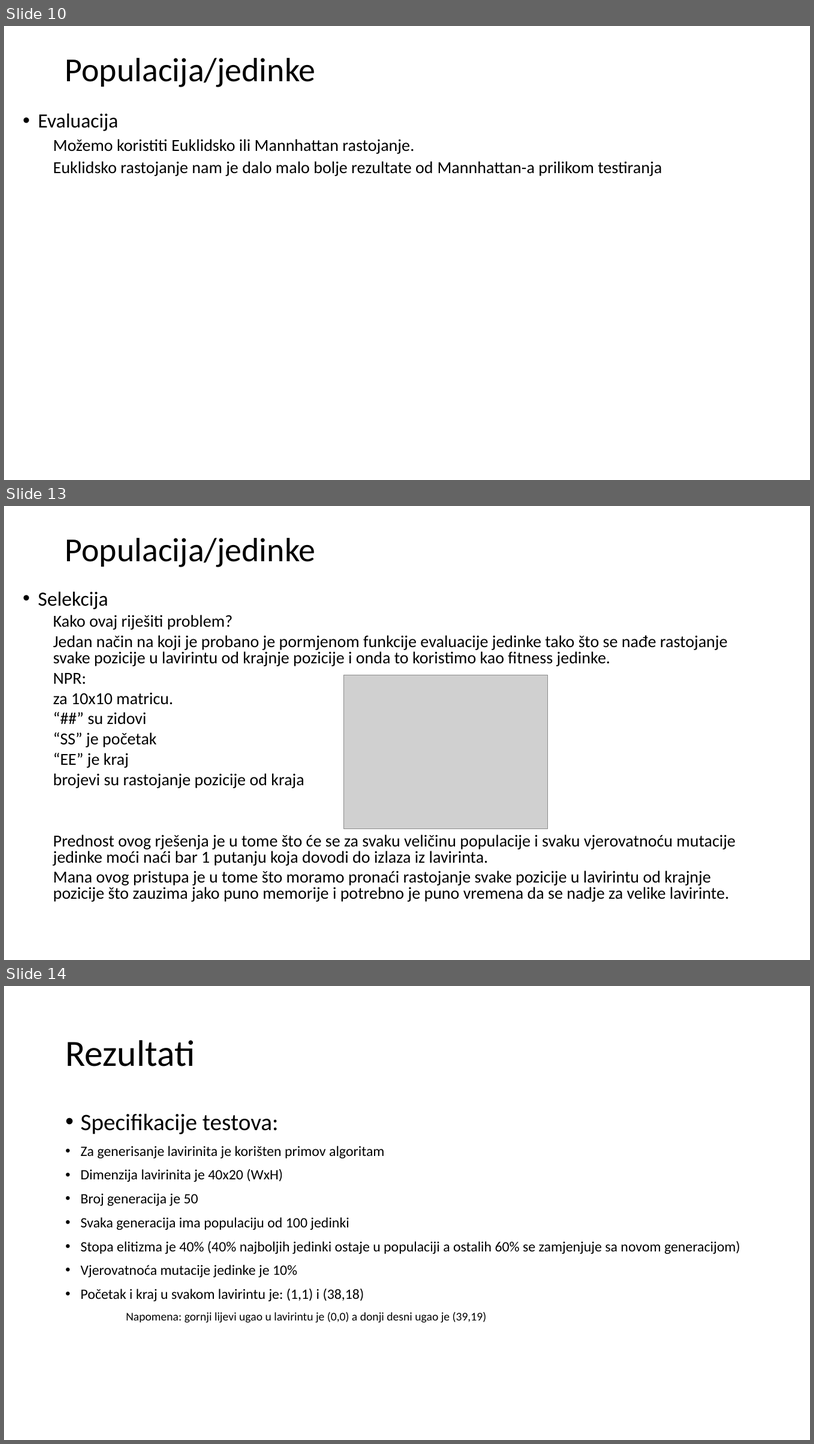
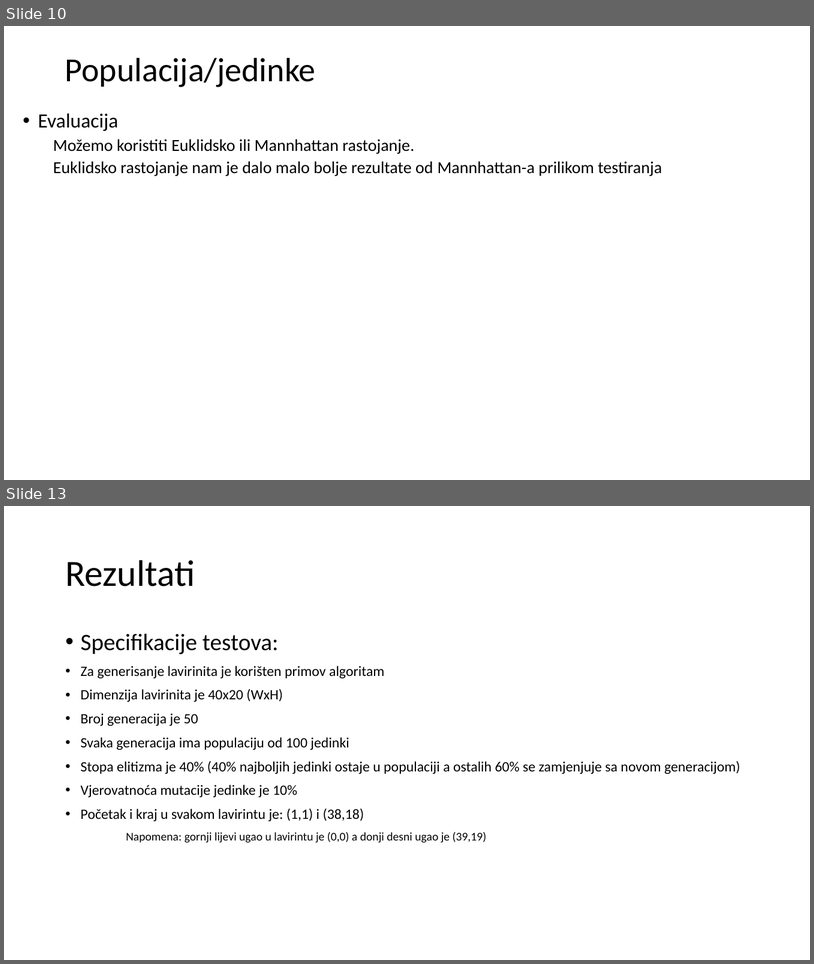
Before and after one commit to LopD/GeneticAlgorithmMazeSolver, a slide deck: Lavirint - Pronalazak izlaza iz lavirinta primenom genetskog.pptx. Shown one above the other, each under a label of ours: slides 10, 13 and 14 before the commit, slides 10 and 13 after it; the slides between them are not shown. The pictures are 814x1444 and 814x964 pixels, drawn with LibreOffice and Linux fonts; fonts in the diff are those of the drawing; grey boxes stand for pictures. Boxes give left, top, right and bottom in pixels: in the first picture for what was removed or moved away, otherwise in the second. Text is boxed around its words. In the diff, an @@ line names an element or a change of style, - is before the commit and + after.

```diff
--- a/Lavirint - Pronalazak izlaza iz lavirinta primenom genetskog.pptx
+++ b/Lavirint - Pronalazak izlaza iz lavirinta primenom genetskog.pptx
@@ slide 13 removed at <box>4,506,810,960</box>, background #FFFFFF @@
@@ title removed at <box>65,538,316,567</box> @@
-Populacija/jedinke
@@ text removed at <box>38,591,735,901</box> @@
-• Selekcija
-  Kako ovaj riješiti problem?
-  Jedan način na koji je probano je pormjenom funkcije evaluacije jedinke tako što se nađe rastojanje svake pozicije u lavirintu od krajnje pozicije i onda to koristimo kao fitness jedinke.
-  NPR:
-  za 10x10 matricu.
-  “##” su zidovi
-  “SS” je početak
-  “EE” je kraj
-  brojevi su rastojanje pozicije od kraja
-  Prednost ovog rješenja je u tome što će se za svaku veličinu populacije i svaku vjerovatnoću mutacije jedinke moći naći bar 1 putanju koja dovodi do izlaza iz lavirinta.
-  Mana ovog pristupa je u tome što moramo pronaći rastojanje svake pozicije u lavirintu od krajnje pozicije što zauzima jako puno memorije i potrebno je puno vremena da se nadje za velike lavirinte.
@@ picture removed at <box>344,675,548,829</box> @@
@@ what was slide 14 is now slide 13 @@
```
Also in this commit, not shown: 4 slides changed, 1 slide added, 2 other slides removed, 8 other files.
